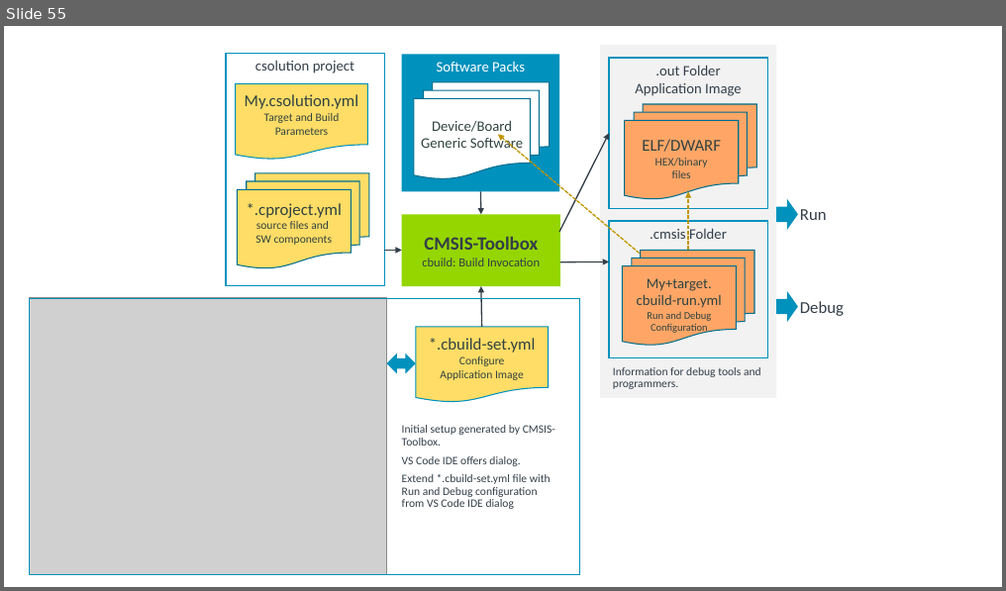
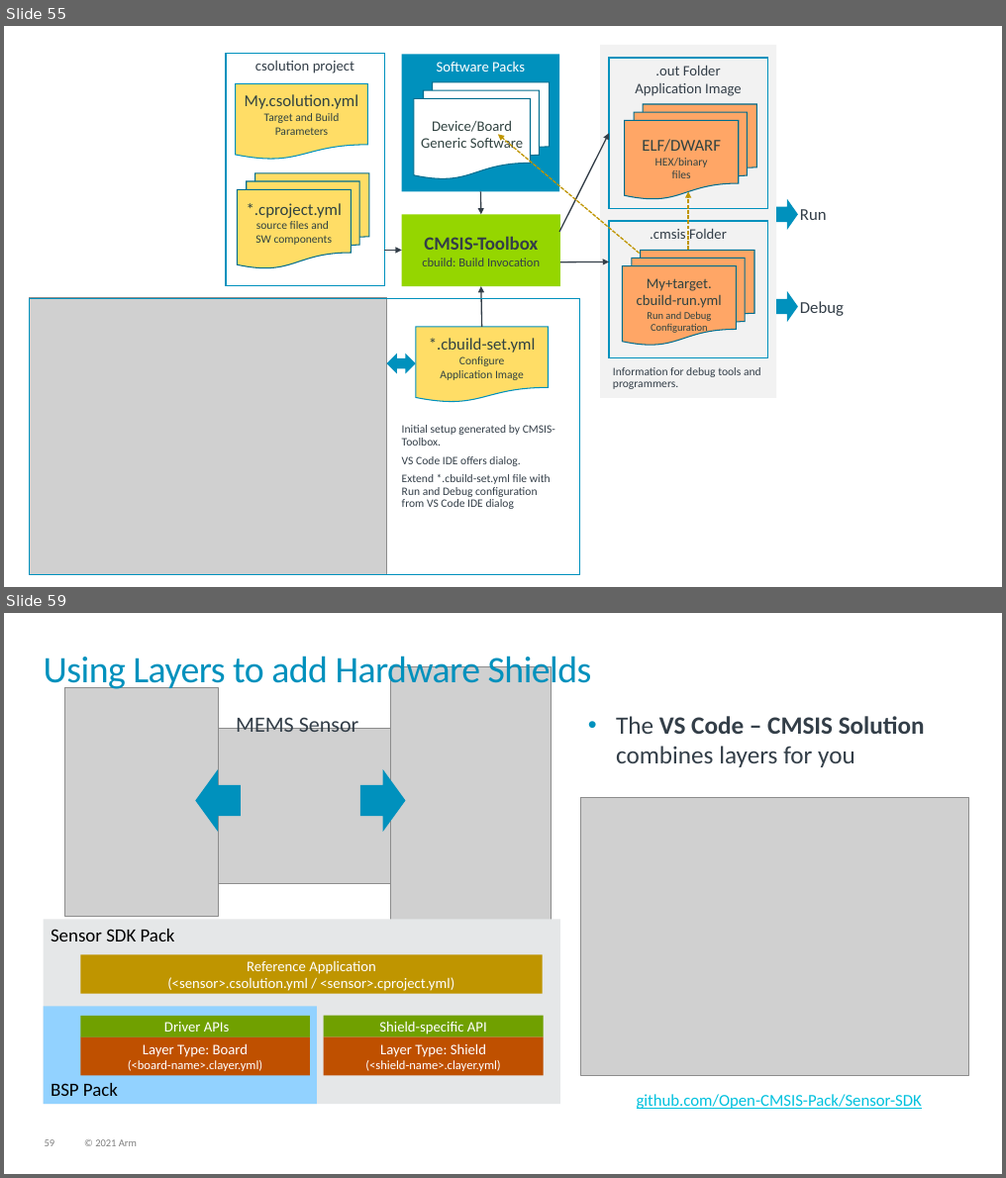
Before and after one commit to Open-CMSIS-Pack/cmsis-toolbox, a slide deck: docs/images/overview.pptx. Shown one above the other, each under a label of ours: slide 55 before the commit, slides 55 and 59 after it; the slides between them are not shown. The pictures are 1006x591 and 1006x1178 pixels, drawn with LibreOffice and Linux fonts; fonts in the diff are those of the drawing; grey boxes stand for pictures. Boxes give left, top, right and bottom in pixels: in the first picture for what was removed or moved away, otherwise in the second. Text is boxed around its words. In the diff, an @@ line names an element or a change of style, - is before the commit and + after.

Commit message:
Documentation update for CMSIS-Toolbox 2.7 (#240)
## Fixes
- https://github.com/Open-CMSIS-Pack/cmsis-toolbox/issues/209
- https://github.com/Open-CMSIS-Pack/devtools/issues/1549
- https://github.com/Open-CMSIS-Pack/devtools/issues/902

## Changes
Description of software layers

```diff
--- a/docs/images/overview.pptx
+++ b/docs/images/overview.pptx
@@ slide 59 added at (x1=4, y1=613, x2=1002, y2=1174), background #FFFFFF @@
@@ title added at (x1=44, y1=651, x2=592, y2=691), 36 pt, text #0091BD @@
+Using Layers to add Hardware Shields
@@ picture added at (x1=391, y1=666, x2=550, y2=952) @@
@@ picture added at (x1=65, y1=687, x2=218, y2=916) @@
@@ picture added at (x1=168, y1=728, x2=445, y2=884) @@
@@ text added at (x1=236, y1=714, x2=359, y2=732), 21 pt, text #333E48 @@
+MEMS Sensor
@@ text added at (x1=616, y1=716, x2=925, y2=767), 24 pt, text #333E48 @@
+• The VS Code – CMSIS Solution
+  combines layers for you
@@ right arrow added at (x1=196, y1=769, x2=241, y2=832), fill #0091BD @@
@@ right arrow added at (x1=360, y1=769, x2=405, y2=832), fill #0091BD @@
@@ picture added at (x1=581, y1=798, x2=969, y2=1075) @@
@@ rectangle added at (x1=43, y1=919, x2=560, y2=1104), fill #E5E7E8, 18 pt, text #000000 @@
+Sensor SDK Pack
@@ rectangle added at (x1=80, y1=956, x2=543, y2=994), fill #BF9500, 14 pt, text #FFFFFF @@
+Reference Application
+(<sensor>.csolution.yml / <sensor>.cproject.yml)
@@ rectangle added at (x1=43, y1=1007, x2=316, y2=1105), fill #92D2FF, 18 pt, text #000000 @@
+BSP Pack
@@ rectangle added at (x1=80, y1=1016, x2=310, y2=1038), fill #70A000, 14 pt, text #FFFFFF @@
+Driver APIs
@@ rectangle added at (x1=324, y1=1016, x2=544, y2=1038), fill #70A000, 14 pt, text #FFFFFF @@
+Shield-specific API
@@ rectangle added at (x1=80, y1=1038, x2=310, y2=1076), fill #BF5000, 12 pt, text #FFFFFF @@
+Layer Type: Board
+(<board-name>.clayer.yml)
@@ rectangle added at (x1=324, y1=1038, x2=544, y2=1076), fill #BF5000, 12 pt, text #FFFFFF @@
+Layer Type: Shield
+(<shield-name>.clayer.yml)
@@ text added at (x1=637, y1=1094, x2=922, y2=1109), 16 pt, text #00C1DE, underline @@
+github.com/Open-CMSIS-Pack/Sensor-SDK
@@ page number added at (x1=45, y1=1140, x2=55, y2=1147), 10 pt, text #7F7F7F @@
+59
@@ text added at (x1=95, y1=1140, x2=137, y2=1147), 10 pt, text #7F7F7F @@
+© 2021 Arm
```
Also in this commit, not shown: 3 other slides added, 17 other files.
